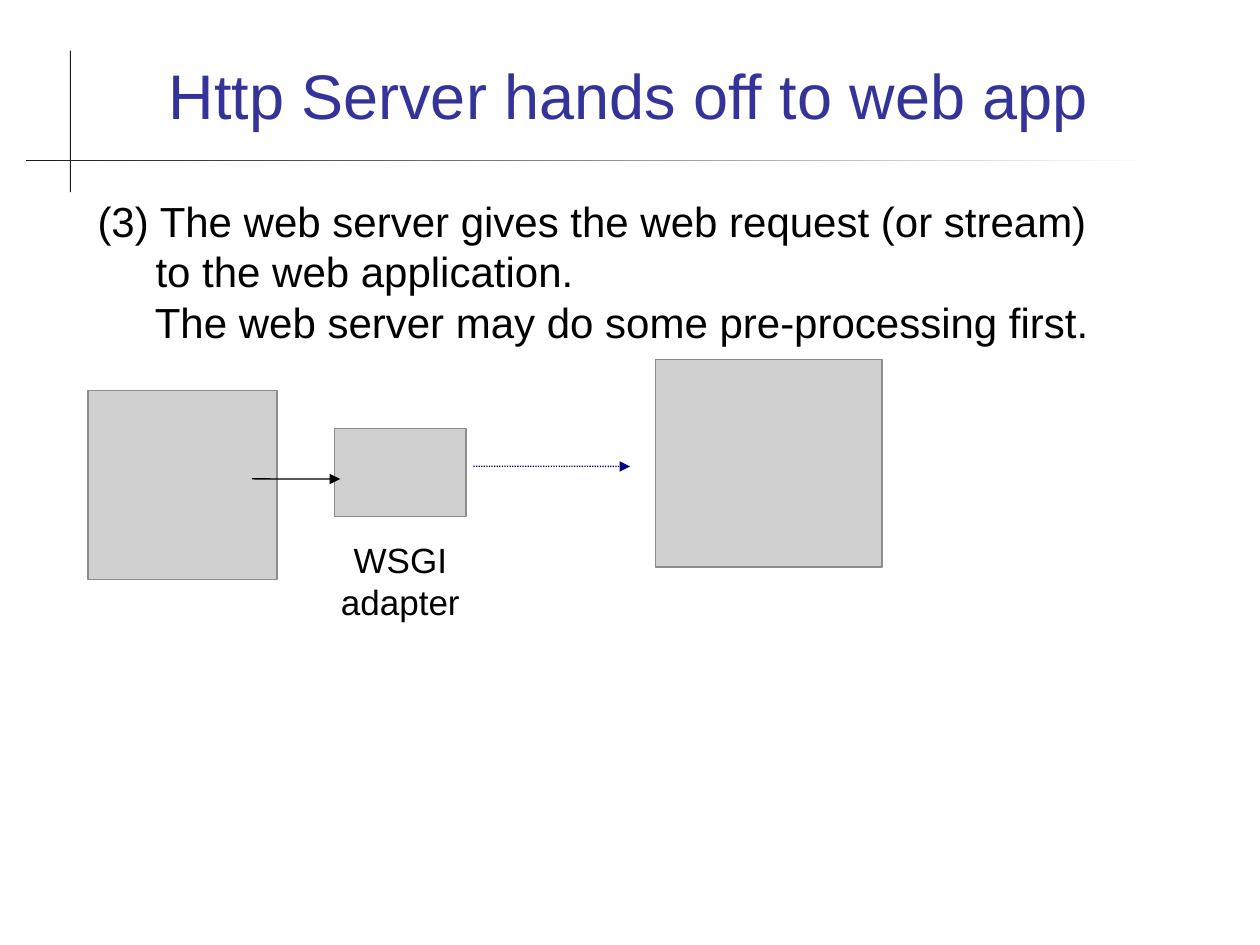
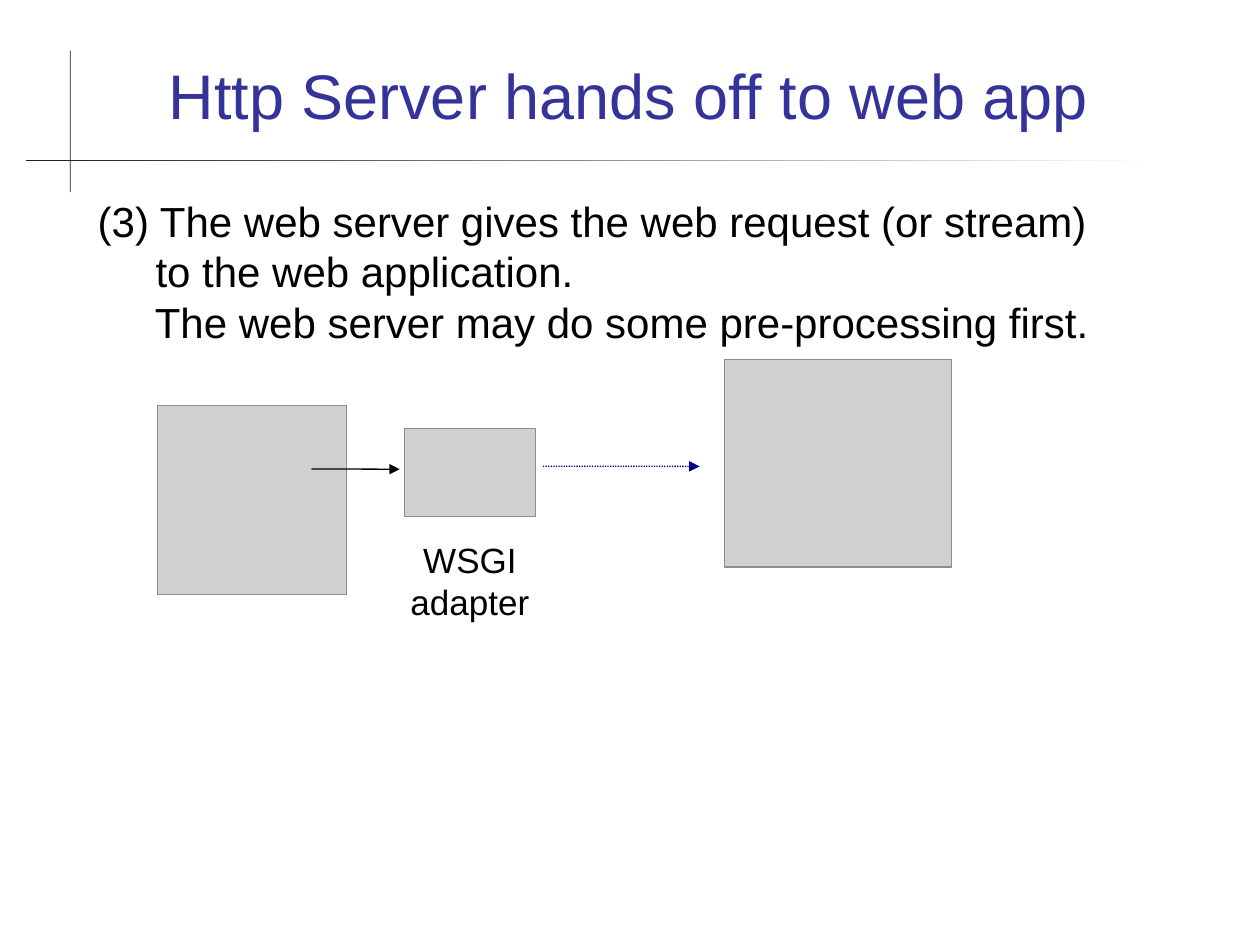
Before and after one commit to cpske/ISP, a slide deck: slide 4 of web/Frameworks.ppt. Drawn at 1260x945 pixels with LibreOffice and Linux fonts; fonts in the diff are those of the drawing; grey boxes stand for pictures. Boxes give left, top, right and bottom in pixels: in the first picture for what was removed or moved away, otherwise in the second. Text is boxed around its words. In the diff, an @@ line names an element or a change of style, - is before the commit and + after.

```diff
--- a/web/Frameworks.ppt
+++ b/web/Frameworks.ppt
@@ picture: place and size @@
-picture at (88,391,277,580)
+picture at (158,406,346,595)
@@ arrow moved from (252, 479) - (340, 479) to (311, 469) - (399, 469) @@
@@ 2 pictures, 1 text, 1 arrow: place and size @@
-2 pictures, 1 text, 1 arrow at (335,359,882,622)
+2 pictures, 1 text, 1 arrow at (404,359,951,622)
```
Also in this commit, not shown: 5 other slides changed, 2 slides added, 5 other files.
